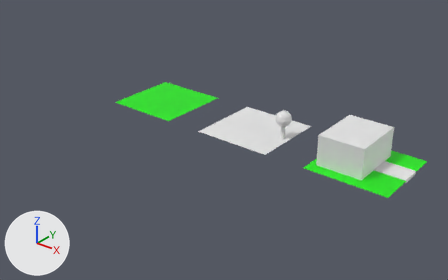
The Blender file Accropoly/Assets/Ressources/Blender/tiles.blend: old version first, new version second.
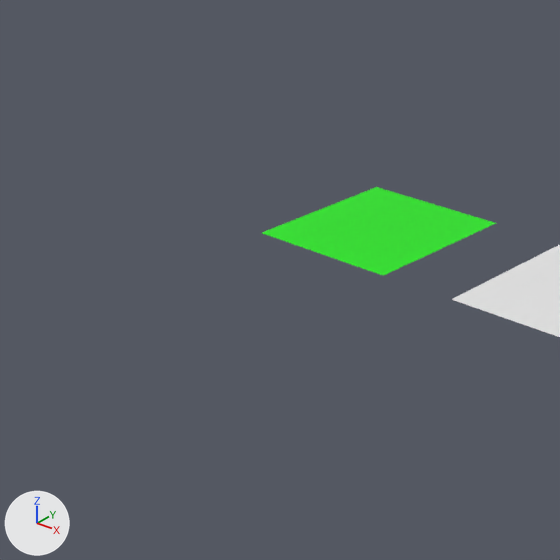
Each version is shown whole from a 50 mm lens placed at (11.11, -11.38, 6.45), pointed at (3.14, -1.42, 0.28), then close up on the part from 0% to 55% of the width and 0% to 88% of the height. Lighting does not change. The marker at lower left points along +X, +Y and +Z.

Names of what the first close-up shows: 'Forest', 'Plains'.
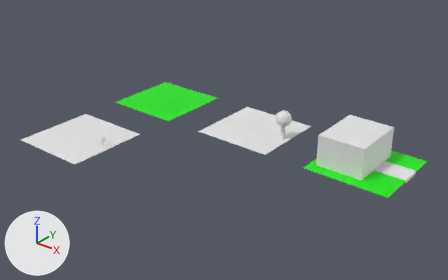
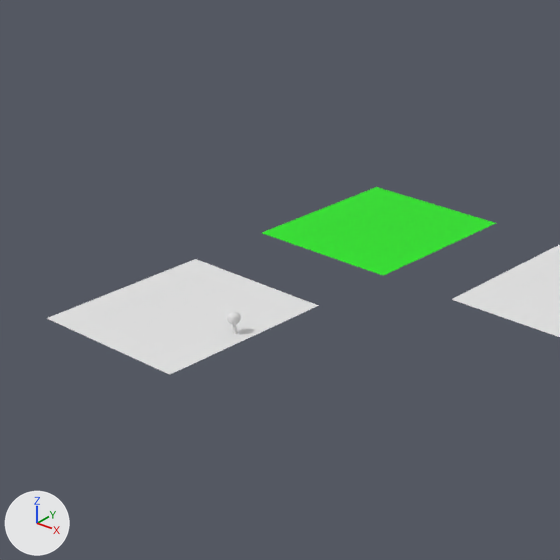
Commit message: Added saplings

Location of each change, (x1, y1, x2, y2) in pixels of the close-ups (560 x 560 px):
'Sapling', added
    after: (47, 259, 319, 375)

The change, as a diff of the scene's bpy script:
```diff
--- a/Accropoly/Assets/Ressources/Blender/tiles.blend.py
+++ b/Accropoly/Assets/Ressources/Blender/tiles.blend.py
@@ me_plane_001 @@
+me_plane_001.from_pydata(...)  # 110 vertices, 115 faces; spans x -1.0..1.0, y -1.0..1.0, z 0.0..0.24
@@ ob_sapling @@
+ob_sapling = bpy.data.objects.new('Sapling', me_plane_001)
+ob_sapling.location = (0.0, -3.0, 0.0)
```
